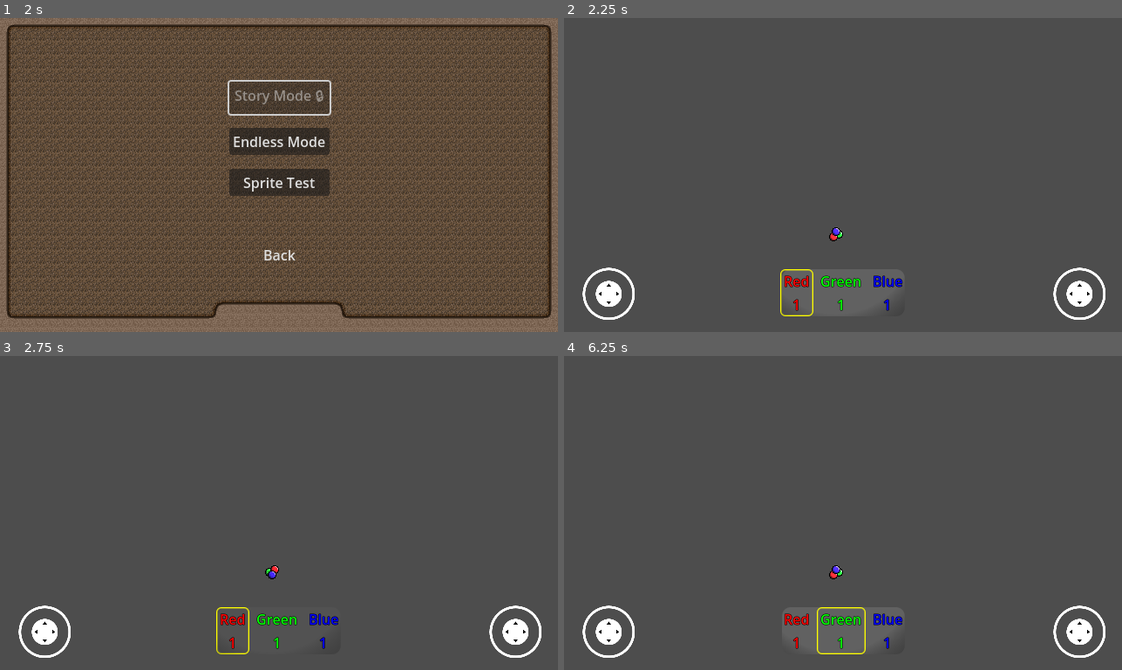
Above: before the commit, frames 1-4 (two rows, left to right).
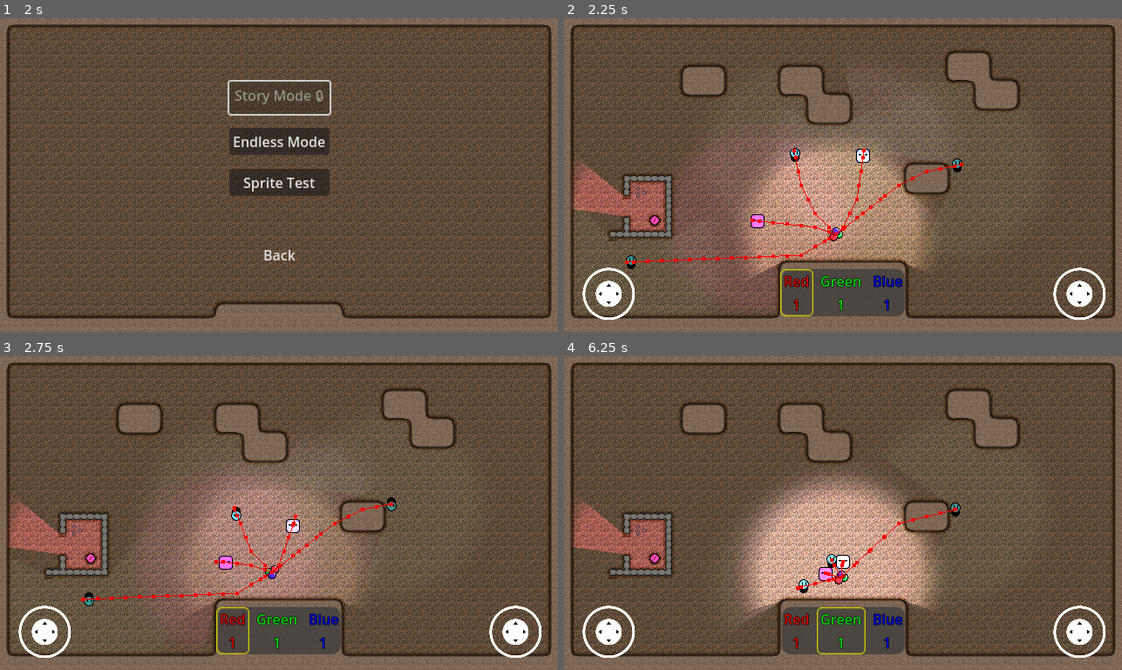
Above: after the commit, the same moments.

Repository: Degenerate-Games/shadows-below
Game: Godot game, scene res://scenes/menus/main_menu.tscn
Two runs of this game, one before a commit and one after it. Both use one fixed random seed, a clock stepped at 60 frames per second and the inputs below.
Inputs (mouse positions are in pixels of both pictures, inside the frame that each line leads up to):
- Up to frame 1 (2 s): click (279, 206) at 0.5 s; click (279, 206) at 1.25 s
- Up to frame 2 (2.25 s): click "Endless Mode" at 2 s
- Up to frame 3 (2.75 s): no input
- Up to frame 4 (6.25 s): move the mouse to (965, 497) at 2.77 s; hold L (mixing_ui_right) 2.78-3.5 s; click (965, 497) at 2.92 s; drag from (731, 528) to (837, 572) at 3.52 s; move the mouse to (898, 443) at 4.27 s; hold L (mixing_ui_right) 4.28-5 s; drag from (815, 575) to (675, 465) at 5.02 s; move the mouse to (1010, 560) at 5.77 s; hold J (mixing_ui_left) from 5.78 s (still down)

Frame 1 is identical in both runs. In frame 2, 83% of the frame differs, in the area x 0-100%, y 0-100%; in frame 3, 81%; in frame 4, 84%.
Error before the commit: Invalid operands 'Vector2i' and 'Vector2' in operator '+'. (res://scripts/level_generator.gd:90)

Commit message:
Fix incompatible types

Diff:
--- a/scripts/level_generator.gd
+++ b/scripts/level_generator.gd
@@ -87,7 +87,7 @@
 					var obstacle = get_pattern_rect(Vector2(x, y), half_pattern_size)
 					if obstacles.any(func(o): return o.intersects(obstacle)) || room_borders.any(func(b): return b.intersects(obstacle)):
 						continue
-					room.set_pattern(1, obstacle.position + Vector2(1, 1), pattern)
+					room.set_pattern(1, obstacle.position + Vector2i(1, 1), pattern)
 					if pattern.has_cell(Vector2i(3, 3)):
 						if pattern.get_cell_atlas_coords(Vector2i(3, 3)) == Vector2i(3, 1):
 							key_tiles.append(Vector2i(obstacle.position + Vector2i(4, 4)))
@@ -106,7 +106,7 @@
 					var obstacle = get_pattern_rect(Vector2(x, y), half_pattern_size)
 					if obstacles.any(func(o): return o.intersects(obstacle)) || room_borders.any(func(b): return b.intersects(obstacle)):
 						continue
-					room.set_pattern(1, obstacle.position + Vector2(1, 1), pattern)
+					room.set_pattern(1, obstacle.position + Vector2i(1, 1), pattern)
 					obstacles.append(obstacle)
 		iterations += 1
 
